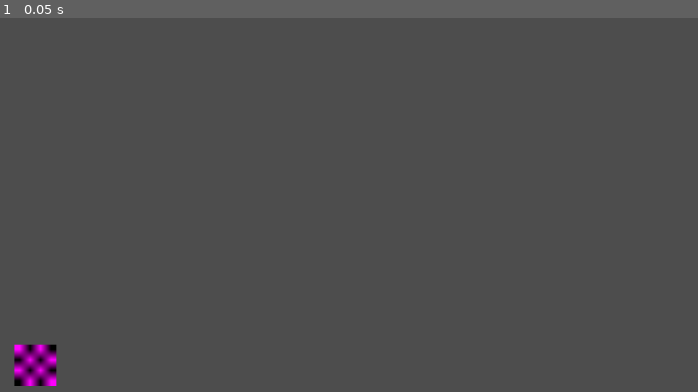
Above: before the commit, frame 1.
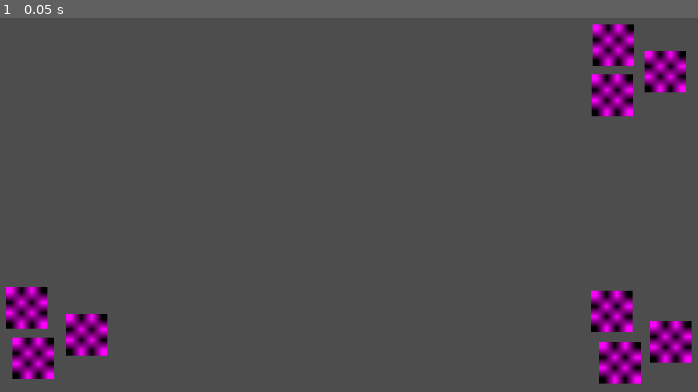
Above: after the commit, the same moment.

Repository: tommyrobot666/pod-studios-mobile-game
Game: Godot game, scene res://Scenes/player_control_ui.tscn
Same seed, same stepped clock (60 frames per second), same inputs: the game is played once before the commit and once after it. This scene is started directly instead of the project's main scene.
Inputs:
- Up to frame 1 (0.05 s): no input

The runs differ from the first frame. In frame 1, 6.1% of the frame differs, in the area x 0-100%, y 1-99%.

Commit message:
added Joystick and player_control_ui

Diff:
--- a/Scenes/player_control_ui.tscn
+++ b/Scenes/player_control_ui.tscn
@@ -1,4 +1,7 @@
-[gd_scene load_steps=2 format=3 uid="uid://dahktm4ugqnlb"]
+[gd_scene load_steps=4 format=3 uid="uid://dahktm4ugqnlb"]
+
+[ext_resource type="Script" uid="uid://uam0s1d2ykct" path="res://Scripts/joystick.gd" id="1_ewloq"]
+[ext_resource type="Script" uid="uid://clpoevgx8jv7p" path="res://Scripts/test_player_control_ui.gd" id="1_vikgb"]
 
 [sub_resource type="PlaceholderTexture2D" id="PlaceholderTexture2D_37nxt"]
 size = Vector2(100, 100)
@@ -10,6 +13,7 @@
 anchor_bottom = 1.0
 grow_horizontal = 2
 grow_vertical = 2
+script = ExtResource("1_vikgb")
 
 [node name="JumpButtonLocations" type="Control" parent="."]
 anchors_preset = 0
@@ -17,7 +21,15 @@
 offset_bottom = 40.0
 
 [node name="Jump" type="TouchScreenButton" parent="JumpButtonLocations"]
-position = Vector2(172, 874)
+position = Vector2(295, 801)
+texture_normal = SubResource("PlaceholderTexture2D_37nxt")
+
+[node name="Jump2" type="TouchScreenButton" parent="JumpButtonLocations"]
+position = Vector2(1699, 818)
+texture_normal = SubResource("PlaceholderTexture2D_37nxt")
+
+[node name="Jump3" type="TouchScreenButton" parent="JumpButtonLocations"]
+position = Vector2(1686, 168)
 texture_normal = SubResource("PlaceholderTexture2D_37nxt")
 
 [node name="WalkJoystickLocations" type="Control" parent="."]
@@ -26,8 +38,19 @@
 offset_bottom = 40.0
 
 [node name="Walk" type="TouchScreenButton" parent="WalkJoystickLocations"]
-position = Vector2(172, 874)
+position = Vector2(167, 858)
 texture_normal = SubResource("PlaceholderTexture2D_37nxt")
+script = ExtResource("1_ewloq")
+
+[node name="Walk2" type="TouchScreenButton" parent="WalkJoystickLocations"]
+position = Vector2(1577, 868)
+texture_normal = SubResource("PlaceholderTexture2D_37nxt")
+script = ExtResource("1_ewloq")
+
+[node name="Walk3" type="TouchScreenButton" parent="WalkJoystickLocations"]
+position = Vector2(1558, 225)
+texture_normal = SubResource("PlaceholderTexture2D_37nxt")
+script = ExtResource("1_ewloq")
 
 [node name="LookJoystickLocations" type="Control" parent="."]
 anchors_preset = 0
@@ -35,5 +58,23 @@
 offset_bottom = 40.0
 
 [node name="Look" type="TouchScreenButton" parent="LookJoystickLocations"]
-position = Vector2(172, 874)
+position = Vector2(151, 736)
 texture_normal = SubResource("PlaceholderTexture2D_37nxt")
+script = ExtResource("1_ewloq")
+
+[node name="Look2" type="TouchScreenButton" parent="LookJoystickLocations"]
+position = Vector2(1557, 745)
+texture_normal = SubResource("PlaceholderTexture2D_37nxt")
+script = ExtResource("1_ewloq")
+
+[node name="Look3" type="TouchScreenButton" parent="LookJoystickLocations"]
+position = Vector2(1561, 104)
+texture_normal = SubResource("PlaceholderTexture2D_37nxt")
+script = ExtResource("1_ewloq")
+
+[connection signal="pressed" from="JumpButtonLocations/Jump" to="." method="_on_jump_pressed"]
+[connection signal="released" from="JumpButtonLocations/Jump" to="." method="_on_jump_released"]
+[connection signal="pressed" from="JumpButtonLocations/Jump2" to="." method="_on_jump_pressed"]
+[connection signal="released" from="JumpButtonLocations/Jump2" to="." method="_on_jump_released"]
+[connection signal="pressed" from="JumpButtonLocations/Jump3" to="." method="_on_jump_pressed"]
+[connection signal="released" from="JumpButtonLocations/Jump3" to="." method="_on_jump_released"]
--- /dev/null
+++ b/Scripts/joystick.gd
@@ -0,0 +1,40 @@
+extends TouchScreenButton
+class_name Joystick
+
+var currently_pressed:bool = false
+@onready var start_pos:Vector2 = self.global_position
+var current_offset = Vector2.ZERO
+@onready var last_touch = start_pos
+@export var radius:float = 999
+@export var last_touch_radius:float = 100
+
+
+func _ready() -> void:
+	pressed.connect(_pressed)
+	released.connect(_released)
+
+func _pressed():
+	currently_pressed = true
+	#print(2)
+
+func _released():
+	current_offset = Vector2.ZERO
+	currently_pressed = false
+	last_touch = start_pos
+	global_position = start_pos
+	#print(3)
+
+func _input(event: InputEvent) -> void:
+	if currently_pressed and event is InputEventScreenDrag:
+		var event_drag:InputEventScreenDrag = event as InputEventScreenDrag
+		#print(event_drag.position - last_touch)
+		#print((event_drag.position - last_touch).length_squared())
+		if ((event_drag.position - event_drag.screen_relative) - last_touch).length_squared() < last_touch_radius*last_touch_radius:
+			#print(1)
+			global_position = event_drag.position
+			current_offset = (event_drag.position - last_touch)
+			last_touch = event_drag.position
+
+			if radius != -1:
+				if current_offset.length_squared() > radius*radius:
+					_pressed()
--- /dev/null
+++ b/Scripts/test_player_control_ui.gd
@@ -0,0 +1,38 @@
+extends Control
+
+var jump_just_pressed
+var jump
+var jump_just_released
+var walk
+var look
+
+func _on_jump_pressed() -> void:
+	if jump == false:
+		jump_just_pressed = true
+	jump = true
+
+func _on_jump_released() -> void:
+	if jump == true:
+		jump_just_released = true
+	jump = false
+
+func input_read():
+	jump_just_pressed = false
+	jump_just_released = false
+
+func _process(delta: float) -> void:
+	#if $LookJoystickLocations/Look.current_offset.x != 0:
+	look = $LookJoystickLocations/Look.current_offset
+	#elif $LookJoystickLocations/Look2.current_offset.x != 0:
+		#look = $LookJoystickLocations/Look2.current_offset
+	#else:
+		#look = $LookJoystickLocations/Look3.current_offset
+
+	#if $WalkJoystickLocations/Walk.current_offset.x != 0:
+	walk = $WalkJoystickLocations/Walk.current_offset
+	#elif $WalkJoystickLocations/Walk2.current_offset.x != 0:
+		#walk = $WalkJoystickLocations/Walk2.current_offset
+	#else:
+		#walk = $WalkJoystickLocations/Walk3.current_offset
+
+	print(look,walk)
--- a/project.godot
+++ b/project.godot
@@ -18,7 +18,6 @@
 
 window/size/viewport_width=1920
 window/size/viewport_height=1080
-window/size/mode=2
 
 [dotnet]
 
@@ -57,6 +56,11 @@
 ]
 }
 
+[input_devices]
+
+pointing/emulate_touch_from_mouse=true
+pointing/emulate_mouse_from_touch=false
+
 [rendering]
 
 renderer/rendering_method="mobile"
Not shown, added: Scripts/joystick.gd.uid
Not shown, added: Scripts/test_player_control_ui.gd.uid
